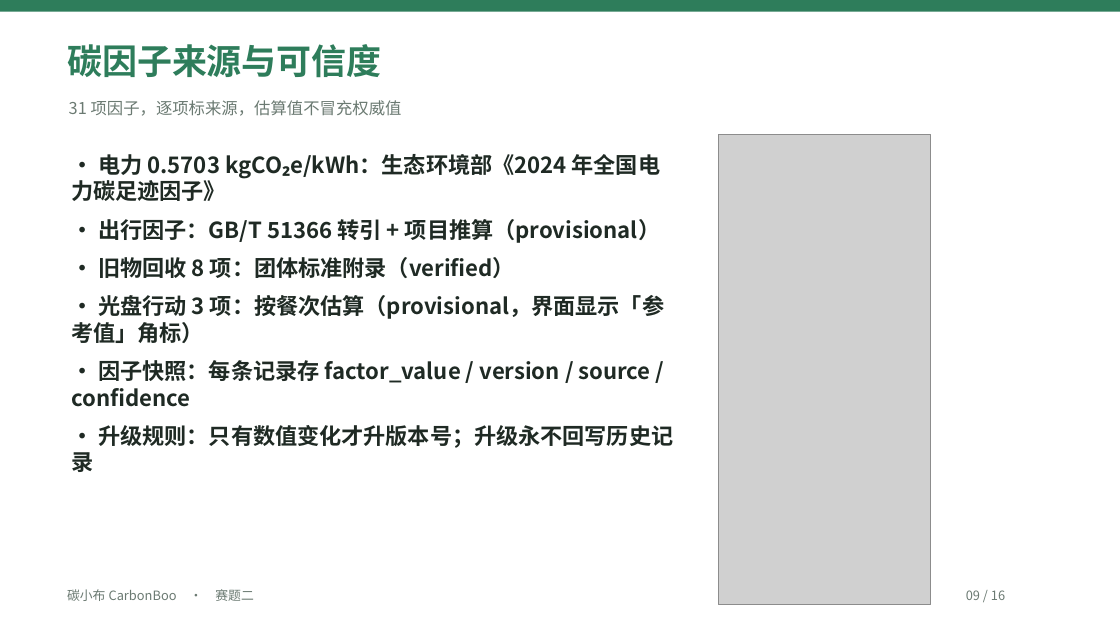
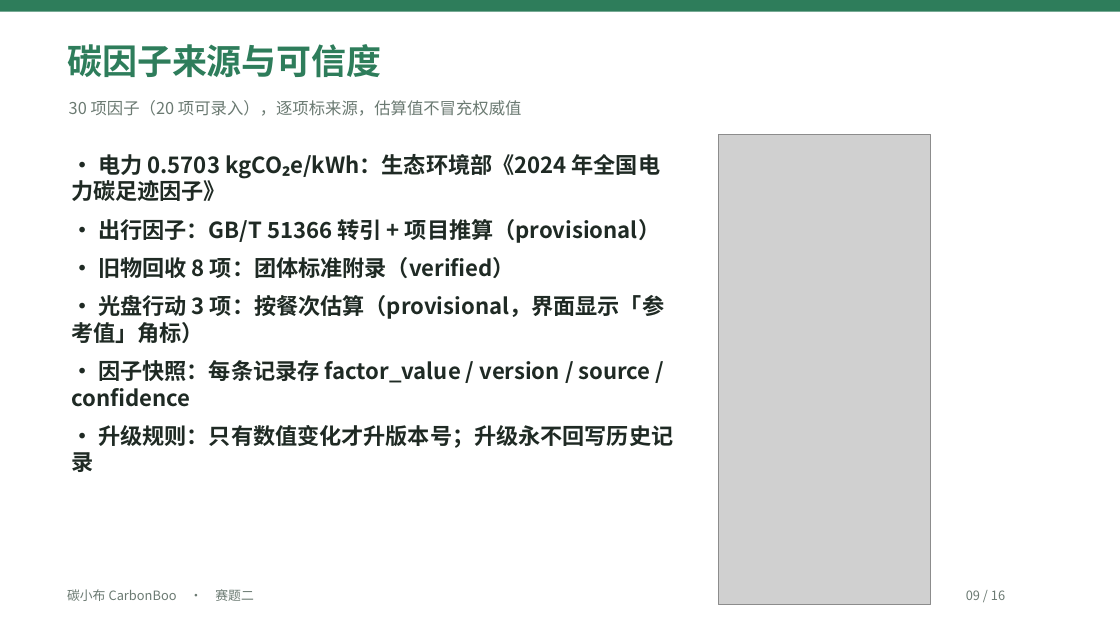
Before and after one commit to a3354547604-stack/CarbonBoo, a slide deck: slide 9 of submit/03-演示文稿-碳小布CarbonBoo.pptx. Drawn at 1120x630 pixels with LibreOffice and Linux fonts; fonts in the diff are those of the drawing; grey boxes stand for pictures. Boxes give left, top, right and bottom in pixels: in the first picture for what was removed or moved away, otherwise in the second. Text is boxed around its words. In the diff, an @@ line names an element or a change of style, - is before the commit and + after.

Commit message:
docs(submit): 设计方案与 PPT 按最终版重出
改了什么：
- docx：因子数 31→30 项（20 项可录入）、L1 48→49 条、截图数据改为 252 条/55.99 kg/4,241 分（含一次 1,500 分兑换）
- docx §8.5 由一个缺陷扩为「七个真实缺陷」，逐条写根因与改法
- docx 与 pptx 里残留的「学校/队名」字样全部替换（材料内不得出现院校信息）
- pptx：P2「30 项因子库（20 项可录入）」、P9 标题、P13 补「设备侧实测」与「已修 7 个缺陷」两条
- submit/README：docx 实测数字、截图数据口径、视频改为「团队自行录制的真实录屏」
- CHANGELOG v4.21

跑了什么：python scripts/build_submission_docx.py（SAVED 16,309,583 B）、build_submission_pptx.py（SAVED 10,544,785 B / 16 slides）、
python tests/tools/check_l0.py --strict（PASS）
校验：docx 252 段 / 24 表 / 18 图 / Normal=宋体 12pt / 行距 1.5 / A4；pptx 16 页 + 16 页备注；两份文本无「学校/学院/队名/指导老师」。

结果：通过。

```diff
--- a/submit/03-演示文稿-碳小布CarbonBoo.pptx
+++ b/submit/03-演示文稿-碳小布CarbonBoo.pptx
@@ text at [69, 100, 522, 116]: text changed @@
-31 项因子，逐项标来源，估算值不冒充权威值
+30 项因子（20 项可录入），逐项标来源，估算值不冒充权威值
```
Also in this commit, not shown: 3 other slides changed, 13 other files.
